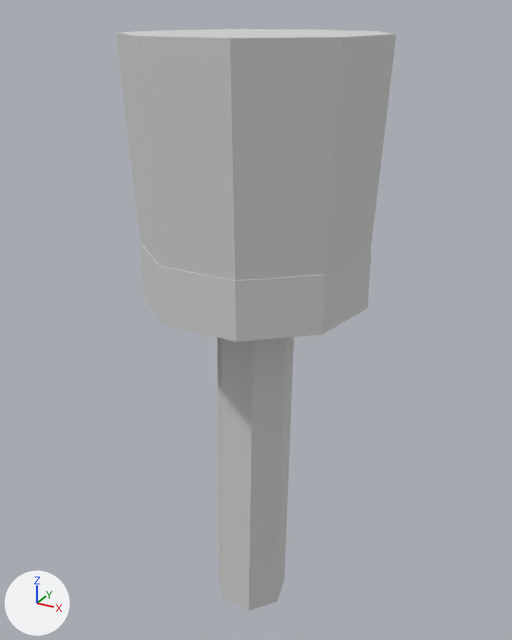
One commit to the OBJ model assets/character/obj_parts/leg_l.obj: the scene before it, then after it.
The view is the same before and after, from a camera (50 mm lens) standing at (0.46, -0.837, 0.158) and looking at (-0.012, 0.023, -0.272). The lights are fixed; the arrows at lower left show +X, +Y and +Z. The picture after the commit comes second. Where no turn or scale is listed for an object, it has been applied to the vertices.

Names of what the first picture shows: 'Rolled_shorts_hem_L', 'Shorts_L', 'Upper_wooden_shin_L'.
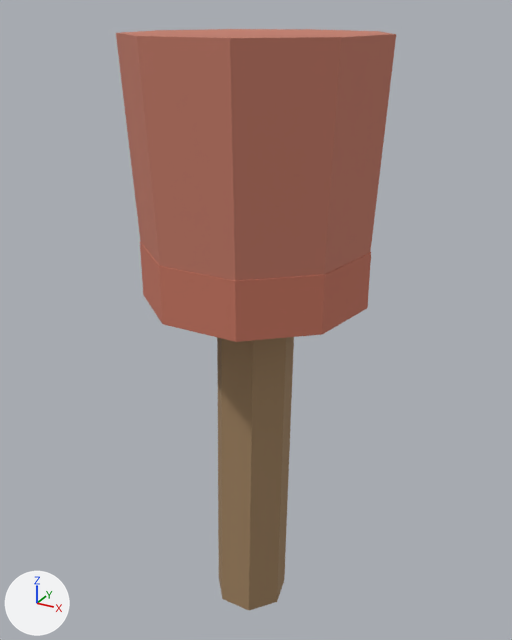
Boxes (x1, y1, x2, y2) around the edits, measured in the pictures (512 x 640 px):
'Shorts_L', recoloured (light grey to orange): (116, 29, 396, 281) in both
'Upper_wooden_shin_L', recoloured (light grey to brown): (217, 337, 294, 610) in both
'Rolled_shorts_hem_L', recoloured (light grey to orange): (140, 241, 371, 342) in both

The edits, one by one:
Material 'material_02_07_Warm_brown_branch' (mat_material_02_07_warm_brown_branch) is new.
Its base color is (0.36, 0.23, 0.12) (brown #a28461).
Its roughness is 0.911.
Material 'material_01_12_Brick_red_shorts' (mat_material_01_12_brick_red_shorts) is new.
Its base color is (0.56, 0.2, 0.14) (orange #c57c69).
Its roughness is 0.923.
Material 'material_00_11_Russet_red_vest' (mat_material_00_11_russet_red_vest) is new.
Its base color is (0.57, 0.18, 0.12) (orange #c77661).
Its roughness is 0.923.
me_rolled_shorts_hem_l has 18 vertices, 32 faces and spans x -0.16..0.16, y -0.152..0.162, z -0.22..-0.14.
me_rolled_shorts_hem_l no longer uses material mat_material_default (light grey #d3d3d3).
me_rolled_shorts_hem_l gains material mat_material_00_11_russet_red_vest (orange #c77661).
me_shorts_l has 18 vertices, 32 faces and spans x -0.171..0.171, y -0.164..0.174, z -0.22..0.13.
me_shorts_l no longer uses material mat_material_default (light grey #d3d3d3).
me_shorts_l gains material mat_material_01_12_brick_red_shorts (orange #c57c69).
me_upper_wooden_shin_l has 14 vertices, 24 faces and spans x -0.068..0.058, y -0.054..0.06, z -0.771..-0.209.
me_upper_wooden_shin_l no longer uses material mat_material_default (light grey #d3d3d3).
me_upper_wooden_shin_l gains material mat_material_02_07_warm_brown_branch (brown #a28461).
